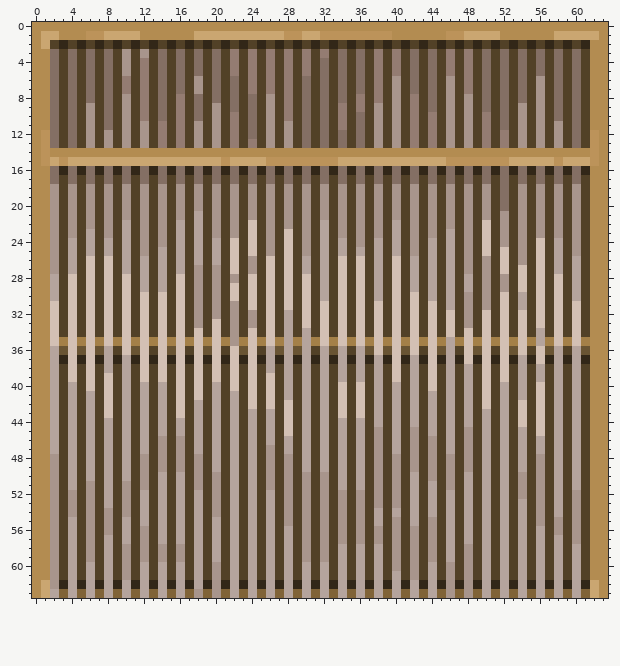
Pixel-art sprite: textures/blocks/loom_top.png. Above is the file before it was changed.
The file is 64x64 pixels.
And afterwards:
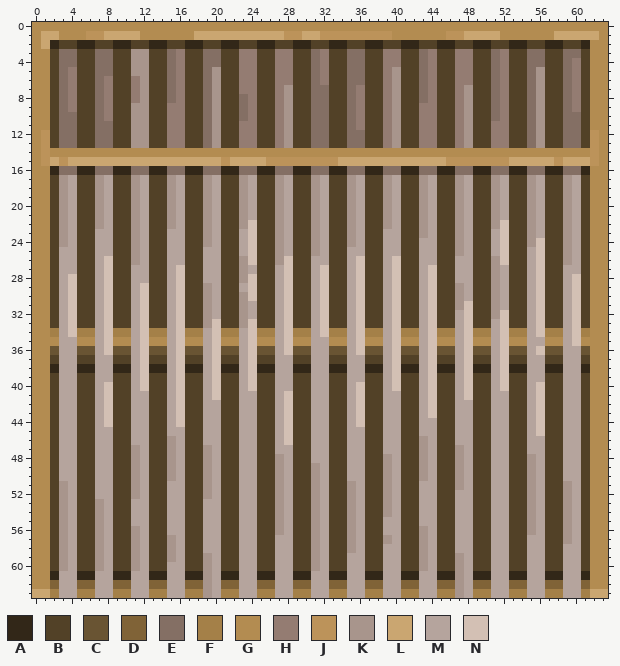
Palette (. is transparent): A #322718  B #524127  C #695433  D #806337  E #846f64  F #a48048  G #b38c51  H #947c72  J #bc935a  K #a8958c  L #caa671  M #b5a49d  N #d3c0b4
The exact change:
Changed rows in their new state; - is an unchanged pixel.
first column x 0:
 2 --AB--AB--AB--AB--AB--AB--AB--AB--AB--AB--AB--AB--AB--AB--AB----
 3 --BE--BE--BK--BEH-BE--BH--BH--BE--BE--BH--BEH-BH--BEH-BE--BE----
 4 --BE--BE--BKK-BEH-BE--BH--BH--BEH-BE--BH--BEH-BH--BEH-BE--BEH---
 5 --BEH-BE--BKK-BEH-BEK-BH--BH--BEH-BE--BHK-BEH-BH--BEH-BEK-BEH---
 6 --BEH-BEH-BHK-BEH-BEK-BH--BH--BEH-BE--BH--BEH-BH--BEH-BE--BEH---
 7 --BEH-BEH-BHK-BEH-BEK-BH--BHK-BE--BEH-BH--BEH-BHK-BEH-BE--BEH---
 8 --BEH-BEH-BHK-BE--BEK-BEH-BHK-BE--BE--BH--BEH-BH--BEH-BE--BEH---
 9 --BEH-BEH-BKK-BH--BE--BEH-BHK-BE--BE--BH--BHH-BH--BEH-BE--BEH---
10 --BE--BEH-BKK-BH--BE--BEH-BHK-BE--BEH-BH--BH--BH--BEH-BE--BE----
11 --BE--BE--BK--BH--BE--BHH-BH--BE--BEH-BH--BH--BH--BHH-BE--BE----
12 --BE--BEE-BK--BH--BE--BHH-BH--BE--BE--BH--BH--BH--BH--BE--BE----
13 --BE--BEE-BK--BH--BE--BH--BH--BE--BE--BH--BH--BH--BH--BE--BE----
16 --AE--AE--AE--AE--AE--AE--AE--AE--AE--AE--AE--AE--AE--AE--AE----
17 --BKM-BKM-BKM-BKM-BKM-BKM-BKM-BKM-BKM-BKM-BKM-BKM-BKM-BKM-BKM---
18 --BKM-BKM-BKM-BKM-BKM-BKM-BKM-BKM-BKM-BKM-BKM-BKM-BKM-BKM-BKM---
19 --BKM-BKM-BKM-BKM-BKM-BKM-BKM-BKM-BKM-BKM-BKM-BKM-BKM-BKM-BKM---
20 --BKM-BKM-BKM-BKM-BKM-BKM-BKM-BKM-BKM-BKM-BKM-BKM-BKM-BKM-BKM---
21 --BKM-BKM-BKM-BKM-BKM-BKM-BKM-BKM-BKM-BKM-BKM-BKM-BKM-BKM-BKM---
22 --BKM-BKM-BKM-BK--BKM-BK--BKM-BK--BKM-BK--BKM-BKM-BKN-BKM-BKM---
23 --BKM-BMM-BKM-BM--BKM-BM--BKM-BK--BKM-BM--BKM-BKM-BMN-BKM-BKM---
24 --BK--BM--BKM-BM--BK--BM--BKM-BK--BKM-BM--BM--BKM-BMN-BK--BKM---
25 --BM--BM--BKM-BM--BM--BM--BKM-BK--BM--BM--BM--BKM-BM--BM--BKM---
26 --BM--BM--BK--BM--BM--BKN-BK--BM--BM--BM--BM--BMM-BK--BM--BK----
27 --BM--BM--BM--BMN-BMM-BKM-BM--BMN-BM--BM--BMN-BMM-BKM-BM--BM----
28 --BM--BM--BM--BM--BMM-BK--BM--BMN-BM--BM--BMN-BM--BKM-BM--BMN---
29 --BM--BM--BMN-BM--BKM-BM--BM--BMN-BM--BM--BMN-BK--BKM-BM--BMN---
30 --BM--BM--BM--BM--BKM-BK--BM--BMN-BM--BM--BMN-BKM-BKM-BM--BMN---
31 --BM--BM--BM--BM--BKM-BKM-BM--BM--BM--BM--BM--BKN-BKM-BM--BM----
32 --BM--BM--BM--BM--BKM-BKM-BMN-BM--BM--BM--BM--BMN-BK--BM--BM----
33 --BM--BM--BM--BM--BK--BKN-BMN-BM--BM--BM--BM--BMN-BM--BM--BM----
34 --FM-FFM-FFM-FFM-FFM-FFM-FFMNFFM-FFM-FFM-FFM-FFM-FFM-FFMNFFM-F--
35 --GMMGGM-GGM-GGM-GGM-GGM-GGMNGGMMGGM-GGM-GGM-GGM-GGM-GGM-GGM-G--
36 --CMM-CMNCCM-CCM-CCM-CCM-CCMN-CM--CMN-CM--CM--CM--CM--CM--CM----
37 --BMMBBM-BBM-BBM-BBM-BBM-BBM-BBM-BBM-BBM-BBM-BBM-BBM-BBMMBBM-B--
38 --AMMAAM-AAM-AAM-AAM-AAM-AAM-AAM-AAM-AAM-AAM-AAMNAAM-AAM-AAM-A--
39 --BMM-BMM-BM--BM--BM--BM--BM--BM--BM--BM--BM--BMN-BM--BM--BM----
40 --BM--BM--BMN-BM--BMN-BM--BM--BM--BM--BMN-BM--BMN-BMN-BM--BM----
41 --BM--BM--BM--BM--BMN-BMM-BMN-BM--BM--BM--BMN-BMN-BM--BM--BM----
42 --BM--BM--BM--BM--BM--BMM-BM--BM--BM--BM--BMN-BM--BM--BM--BM----
43 --BM--BM--BM--BM--BM--BM--BM--BM--BM--BM--BMN-BM--BM--BM--BM----
44 --BM--BMN-BM--BMN-BM--BM--BM--BM--BMN-BM--BM--BM--BM--BM--BM----
45 --BM--BM--BM--BM--BM--BM--BM--BM--BM--BM--BM--BMM-BM--BM--BM----
46 --BM--BM--BM--BKM-BM--BM--BMN-BM--BM--BM--BKM-BMM-BM--BM--BM----
47 --BM--BM--BK--BKM-BK--BM--BM--BM--BM--BM--BKM-BKM-BM--BM--BM----
48 --BM--BM--BKM-BKM-BK--BM--BKM-BM--BM--BKM-BKM-BKM-BM--BKM-BM----
49 --BM--BM--BKM-BKM-BK--BM--BKM-BK--BM--BKM-BKM-BKM-BM--BKM-BM----
50 --BM--BM--BKM-BK--BKM-BM--BKM-BKM-BM--BKM-BKM-BK--BM--BKM-BM----
51 --BK--BM--BKM-BM--BKM-BM--BKM-BKM-BK--BKM-BM--BK--BM--BKM-BK----
52 --BKM-BM--BK--BM--BKM-BM--BKM-BKM-BKM-BKM-BM--BM--BM--BKM-BKM---
53 --BKM-BK--BM--BM--BMM-BM--BKM-BKM-BKM-BKM-BM--BM--BM--BKM-BKM---
54 --BKM-BKM-BM--BM--BMM-BM--BKM-BKM-BKM-BK--BM--BM--BM--BKM-BKM---
55 --BK--BKM-BM--BM--BM--BM--BKM-BKM-BKM-BMM-BMM-BM--BM--BKM-BKM---
56 --BK--BKM-BKM-BM--BM--BM--BK--BKM-BKM-BMM-BKM-BM--BM--BK--BKM---
57 --BK--BK--BKM-BK--BM--BM--BM--BKM-BKM-BKM-BKM-BM--BM--BM--BKM---
58 --BK--BK--BKM-BKM-BM--BM--BM--BKM-BK--BMM-BKM-BMM-BM--BM--BM----
59 --BK--BK--BKM-BKM-BK--BM--BM--BKM-BM--BMM-BKM-BKM-BM--BM--BM----
60 --BK--BK--BK--BM--BKM-BM--BM--BK--BM--BMM-BK--BKM-BM--BM--BM----
61 --AM-AAM-AAM-AAM-AAKMAAM-AAM-AAM-AAM-AAM-AAM-AAKMAAM-AAM-AAM-A--
62 -GDM-DDM-DDM-DDM-DDKMDDM-DDM-DDM-DDM-DDM-DDM-DDKMDDM-DDM-DDM-DG-
63 L-FM-FFM-FFM-FFM-FFKMFFM-FFM-FFM-FFM-FFM-FFM-FFKMFFM-FFM-FFM-F-L
Changed places in both pictures, as pixel boxes (x1, y1, x2, y2):
changed: (32, 40, 608, 598)
